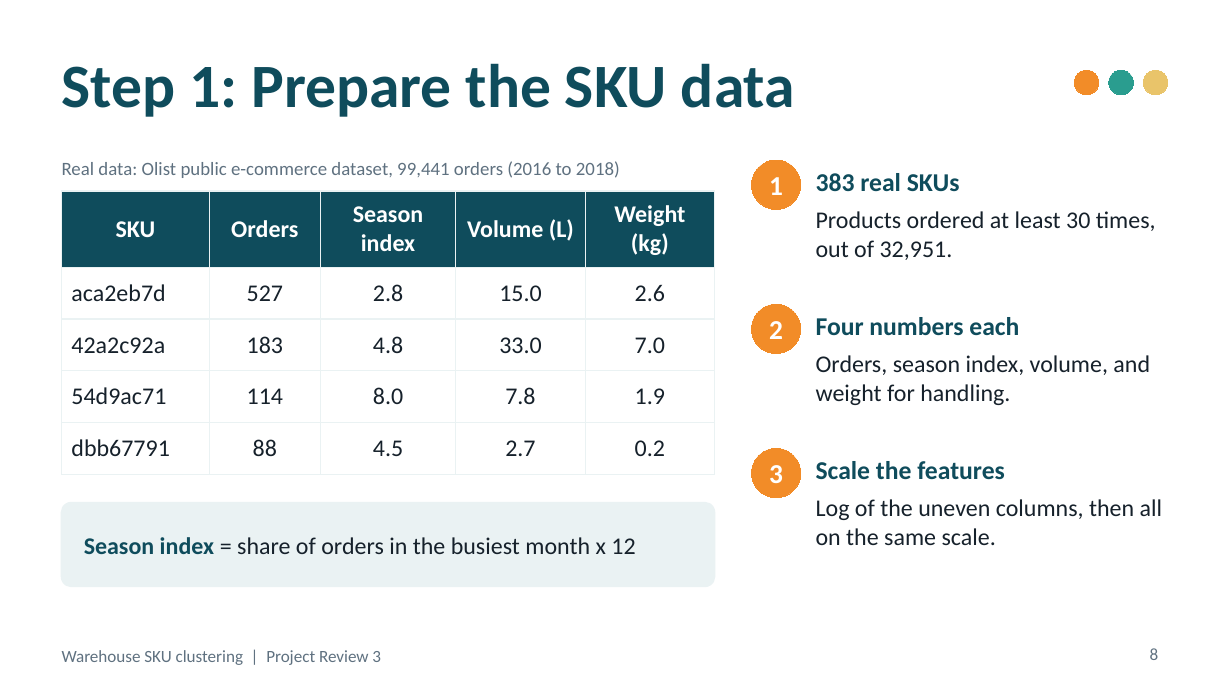
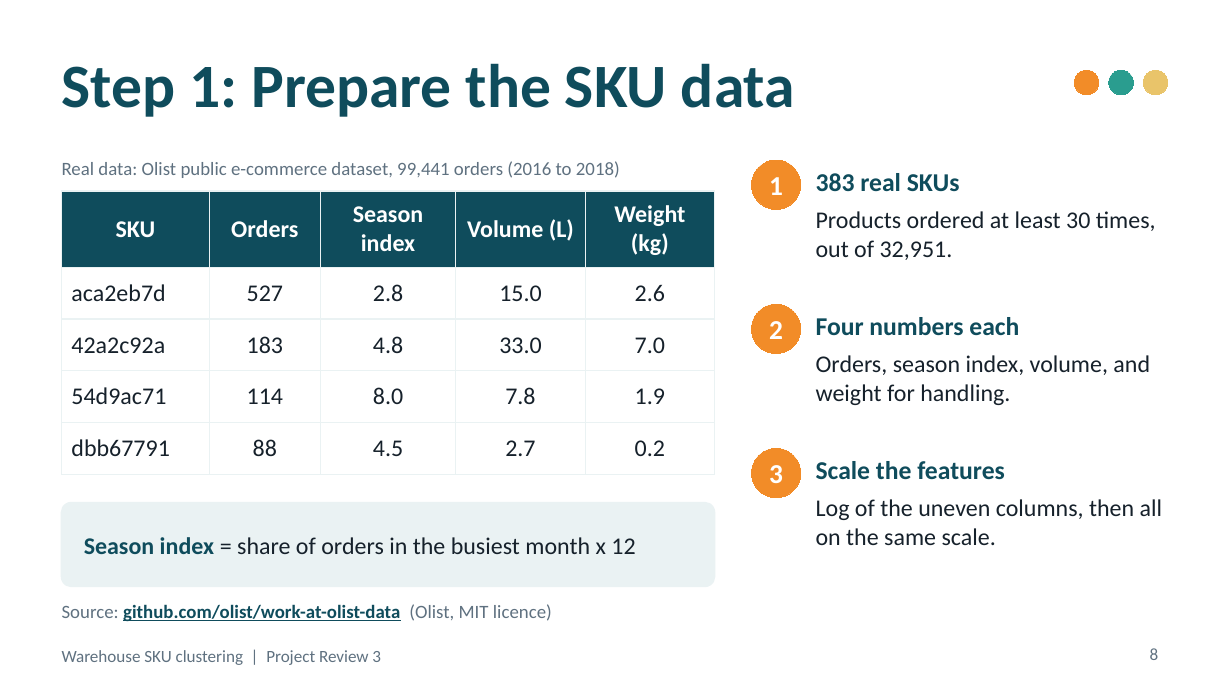
Before and after one commit to ZANYANBU/warehouse-sku-kmeans, a slide deck: slide 8 of slides/kmeans-sku-clustering.pptx. Drawn at 1232x693 pixels with LibreOffice and Linux fonts; fonts in the diff are those of the drawing. Boxes give left, top, right and bottom in pixels: in the first picture for what was removed or moved away, otherwise in the second. Text is boxed around its words. In the diff, an @@ line names an element or a change of style, - is before the commit and + after.

Commit message:
Say where the data comes from, on the slide, the page and in the repo
Slide 8 carries the dataset's address. The page's real-data section names the
source and links to data/SOURCE.md, which lists the files the notebook reads,
what is taken from each and how the four numbers are built. The presentation
script now matches the real-data slides: where the data is from, the real
elbow, the four real clusters, and that the walking figure is a model.

```diff
--- a/slides/kmeans-sku-clustering.pptx
+++ b/slides/kmeans-sku-clustering.pptx
@@ text added at [62, 604, 552, 621], 11 pt, text #0F4C5C, bold, underline @@
+Source: github.com/olist/work-at-olist-data (Olist, MIT licence)
```
Also in this commit, not shown: 1 other slide changed, 6 other files.
